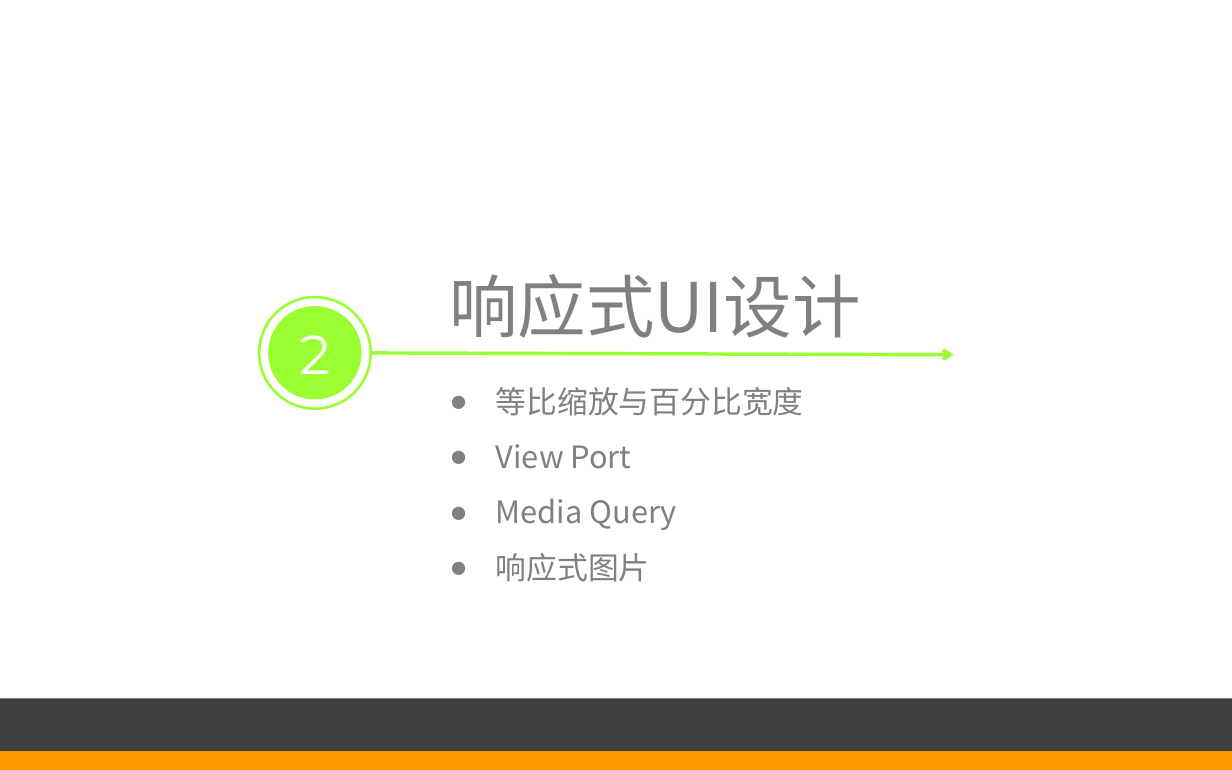
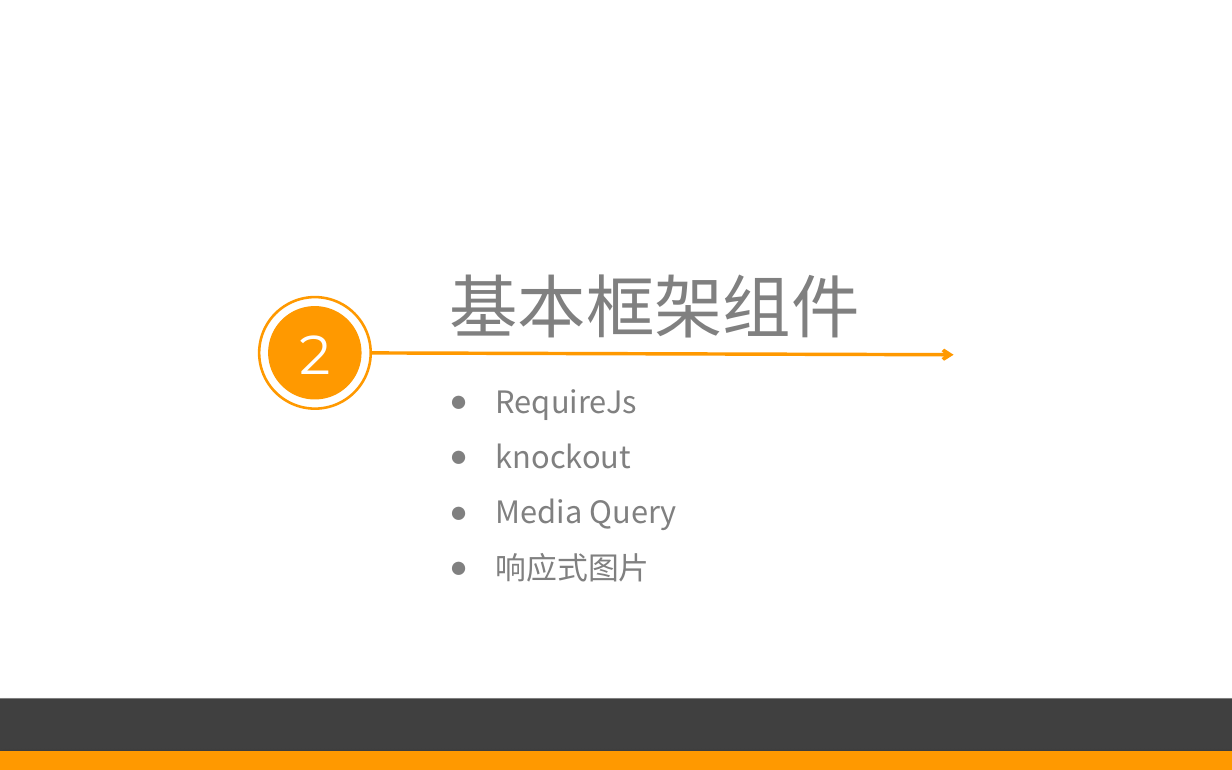
Before and after one commit to ssdut-nowind/NeusoftApp, a slide deck: slide 6 of doc/移动端Web开发框架讨论.pptx. Drawn at 1232x770 pixels with LibreOffice and Linux fonts; fonts in the diff are those of the drawing. Boxes give left, top, right and bottom in pixels: in the first picture for what was removed or moved away, otherwise in the second. Text is boxed around its words. In the diff, an @@ line names an element or a change of style, - is before the commit and + after.

```diff
--- a/doc/移动端Web开发框架讨论.pptx
+++ b/doc/移动端Web开发框架讨论.pptx
@@ ellipse at <box>259,297,371,409</box>: outline #99FF33 1.5 pt to #FF9900 1.5 pt @@
@@ text at <box>449,274,859,338</box>: text changed @@
-响应式UI设计
+基本框架组件
@@ ellipse "2" at <box>269,307,361,399</box>: fill #99FF33 to #FF9900; outline #99FF33 0.75 pt to #FF9900 0.75 pt @@
@@ arrow (371, 352) - (954, 355): stroke #99FF33 2 pt to #FF9900 2 pt @@
@@ text at <box>496,389,637,469</box>: text changed @@
-● 等比缩放与百分比宽度
-● View Port
+● RequireJs
+● knockout
```
Also in this commit, not shown: 1 other slide changed, 2 slides added, 1 slide removed.
